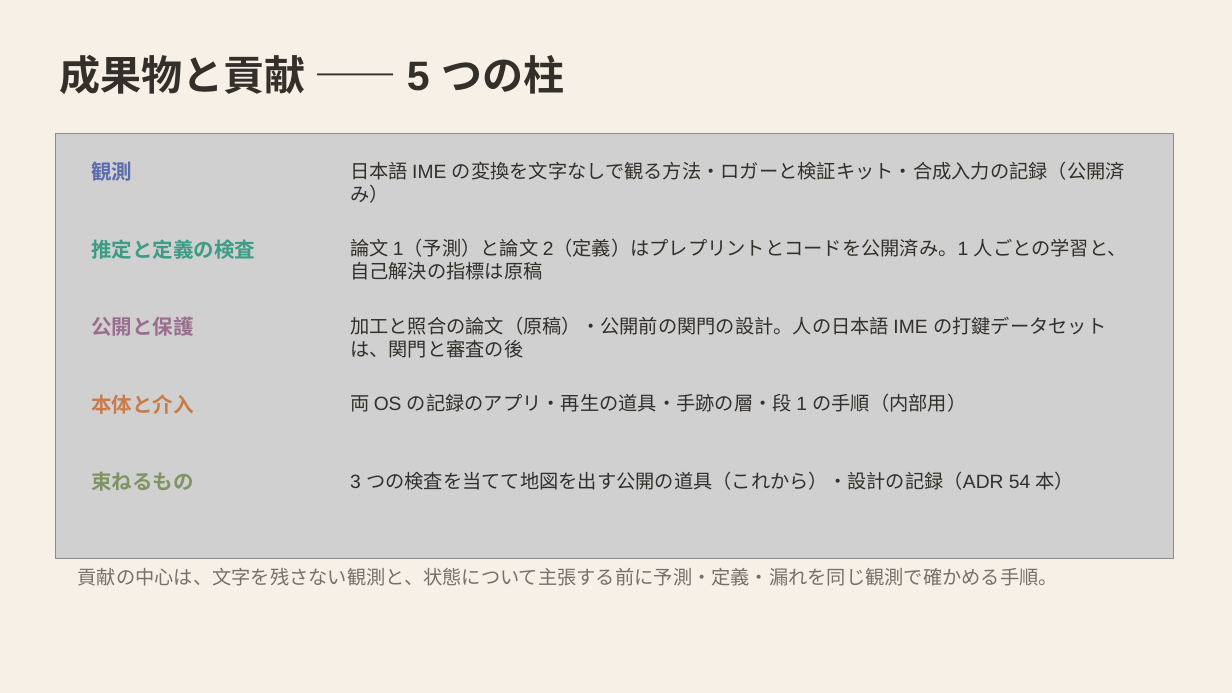
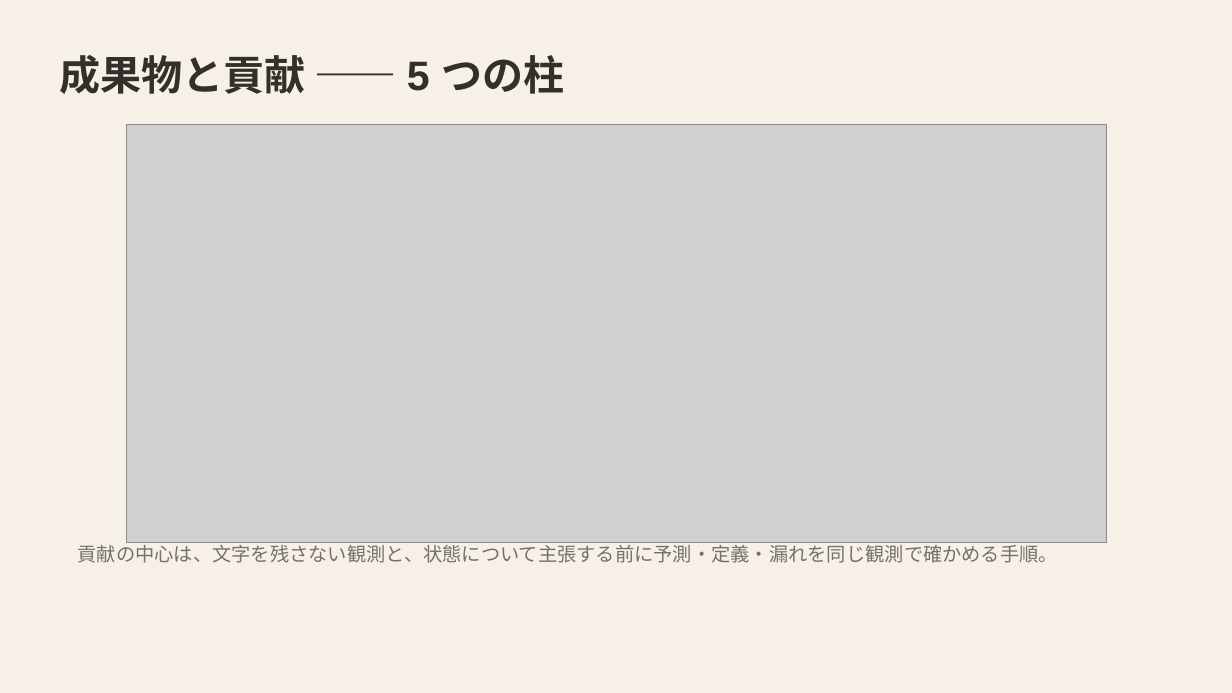
Before and after one commit to mikotomiura/GSE-prototype, a slide deck: slide 25 of docs/slides/project-overview/GSE_project_findings.pptx. Drawn at 1232x693 pixels with LibreOffice and Linux fonts; fonts in the diff are those of the drawing; grey boxes stand for pictures. Boxes give left, top, right and bottom in pixels: in the first picture for what was removed or moved away, otherwise in the second. Text is boxed around its words. In the diff, an @@ line names an element or a change of style, - is before the commit and + after.

```diff
--- a/docs/slides/project-overview/GSE_project_findings.pptx
+++ b/docs/slides/project-overview/GSE_project_findings.pptx
@@ picture: place and size @@
-picture at (55,134,1174,559)
+picture at (127,125,1106,543)
@@ text removed at (91,162,132,181) @@
-観測
@@ text removed at (350,161,1125,203) @@
-日本語 IME の変換を文字なしで観る方法・ロガーと検証キット・合成入力の記録（公開済み）
@@ text removed at (91,239,255,259) @@
-推定と定義の検査
@@ text removed at (350,239,1127,280) @@
-論文 1（予測）と論文 2（定義）はプレプリントとコードを公開済み。1 人ごとの学習と、自己解決の指標は原稿
@@ text removed at (91,316,193,336) @@
-公開と保護
@@ text removed at (350,316,1106,358) @@
-加工と照合の論文（原稿）・公開前の関門の設計。人の日本語 IME の打鍵データセットは、関門と審査の後
@@ text removed at (91,394,193,414) @@
-本体と介入
@@ text removed at (350,393,966,412) @@
-両 OS の記録のアプリ・再生の道具・手跡の層・段 1 の手順（内部用）
@@ text removed at (91,471,193,491) @@
-束ねるもの
@@ text removed at (350,471,1074,490) @@
-3 つの検査を当てて地図を出す公開の道具（これから）・設計の記録（ADR 54 本）
@@ text "貢献の中心は、文字を残さない観測と、状態について主張する前に予測・定義・漏れを同じ観測で確かめる手順。" rewrapped from (78,568,1058,586) to (78,541,1058,563) @@
```
Also in this commit, not shown: 10 other slides changed, 31 other files.
